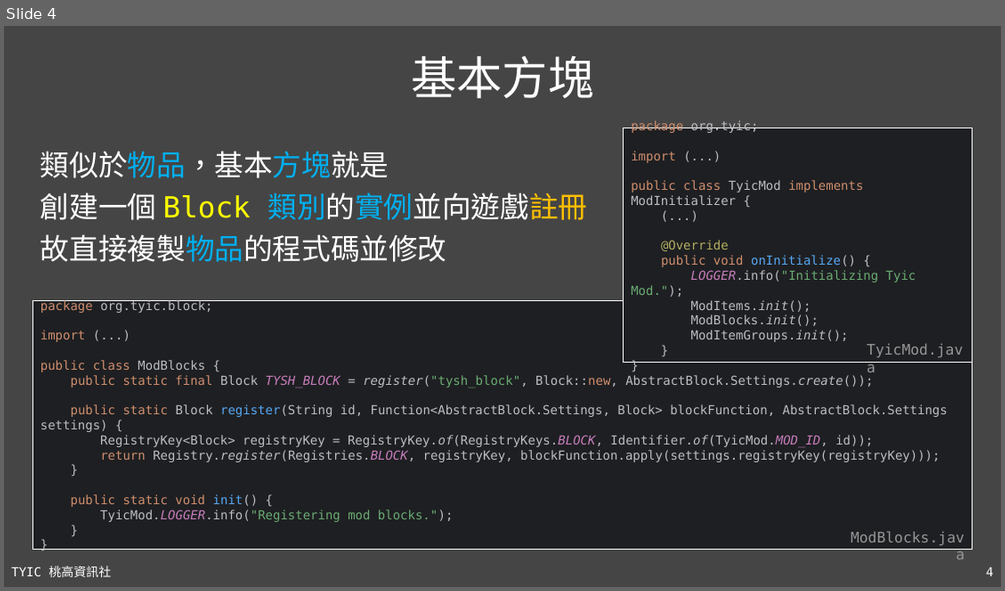
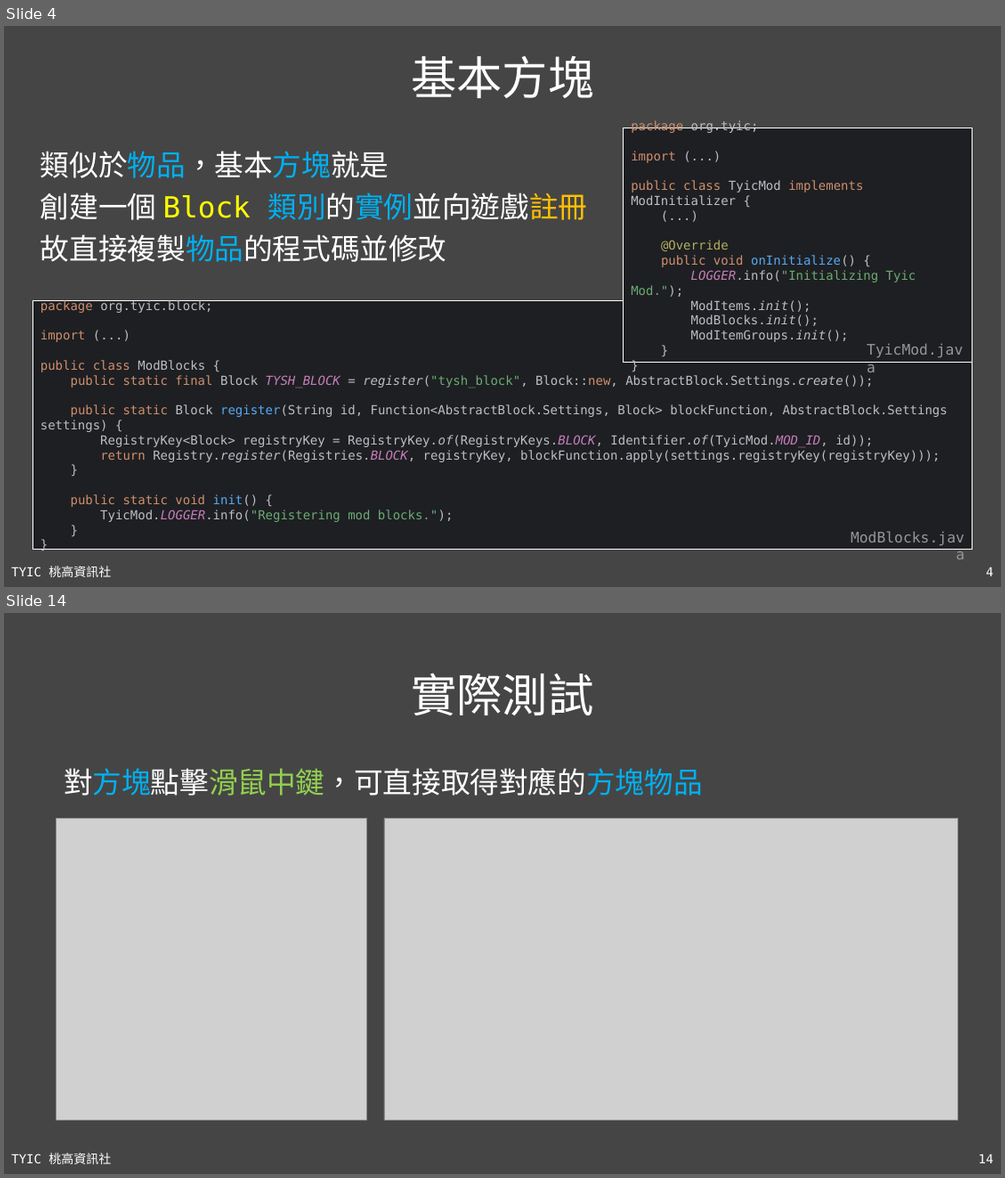
Before and after one commit to TYSHIC/slides, a slide deck: ppt/52_Java專案：方塊.pptx. Shown one above the other, each under a label of ours: slide 4 before the commit, slides 4 and 14 after it; the slides between them are not shown. The pictures are 1005x591 and 1005x1178 pixels, drawn with LibreOffice and Linux fonts; fonts in the diff are those of the drawing; grey boxes stand for pictures. Boxes give left, top, right and bottom in pixels: in the first picture for what was removed or moved away, otherwise in the second. Text is boxed around its words. In the diff, an @@ line names an element or a change of style, - is before the commit and + after.

```diff
--- a/ppt/52_Java專案：方塊.pptx
+++ b/ppt/52_Java專案：方塊.pptx
@@ slide 14 added at [4, 613, 1001, 1174], background #454545; not listed: 2 template elements that a slide beside it also shows @@
@@ title added at [411, 673, 593, 715], 44 pt, text #FFFFFF @@
+實際測試
@@ text added at [64, 768, 703, 795], 28 pt, text #FFFFFF @@
+對方塊點擊滑鼠中鍵，可直接取得對應的方塊物品
@@ picture added at [57, 819, 367, 1120] @@
@@ picture added at [384, 818, 958, 1119] @@
```
Also in this commit, not shown: 3 slides changed, 9 other slides added, 4 other files.
